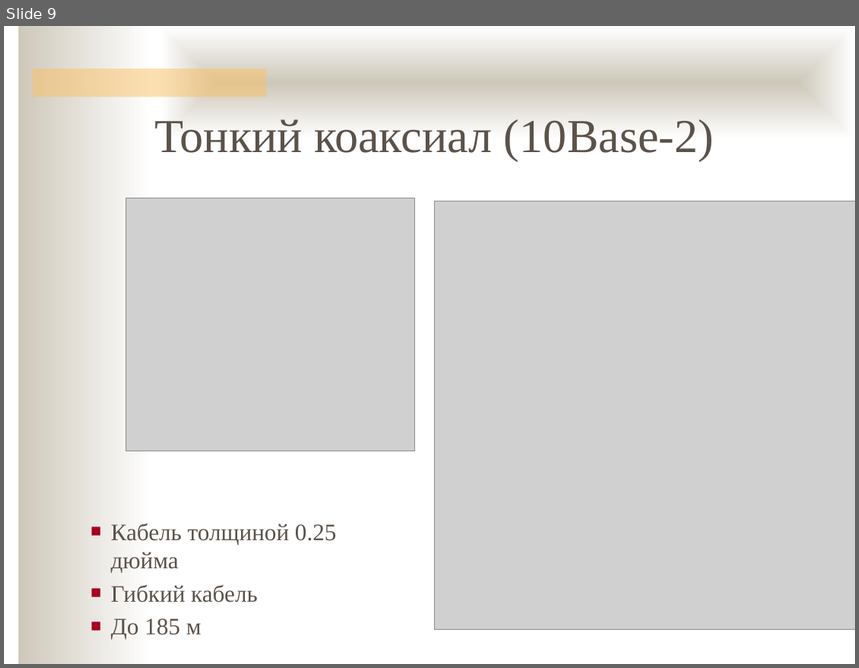
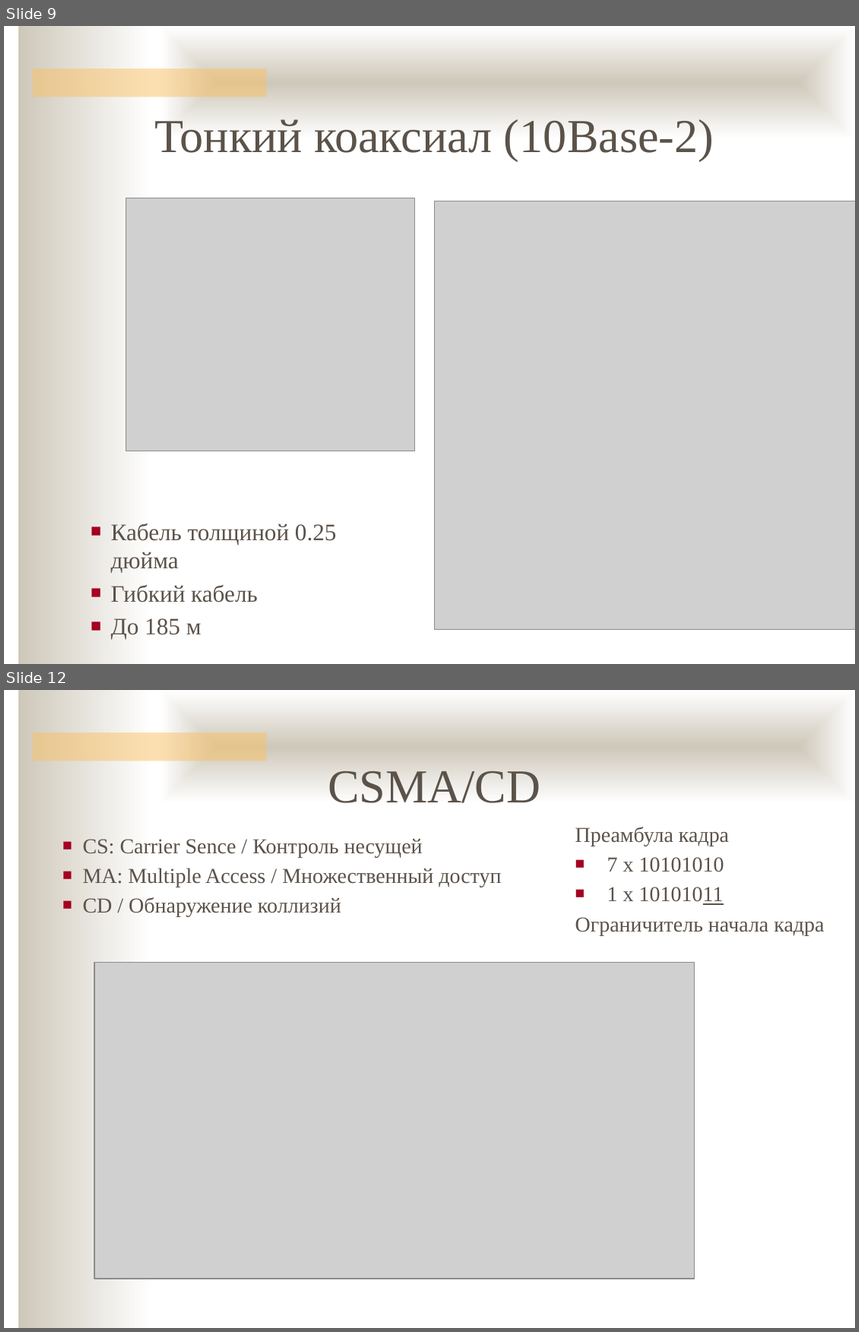
Before and after one commit to ukoloff/nets, a slide deck: 05.pptx. Shown one above the other, each under a label of ours: slide 9 before the commit, slides 9 and 12 after it; the slides between them are not shown. The pictures are 859x668 and 859x1332 pixels, drawn with LibreOffice and Linux fonts; fonts in the diff are those of the drawing; grey boxes stand for pictures; background and template pictures are left out. Boxes give left, top, right and bottom in pixels: in the first picture for what was removed or moved away, otherwise in the second. Text is boxed around its words. In the diff, an @@ line names an element or a change of style, - is before the commit and + after.

```diff
--- a/05.pptx
+++ b/05.pptx
@@ slide 12 added at <box>4,690,855,1328</box>, background #FFFFFF; not listed: 3 template elements that a slide beside it also shows @@
@@ text added at <box>328,771,541,803</box>, 40 pt, text #5B5249 @@
+CSMA/CD
@@ text added at <box>83,839,501,917</box>, 18 pt, text #5B5249 @@
+■ CS: Carrier Sence / Контроль несущей
+■ MA: Multiple Access / Множественный доступ
+■ CD / Обнаружение коллизий
@@ text added at <box>576,827,824,935</box>, 18 pt, text #5B5249 @@
+Преамбула кадра
+■ 7 x 10101010
+■ 1 x 10101011
+Ограничитель начала кадра
@@ picture added at <box>94,962,694,1279</box> @@
```
Also in this commit, not shown: 1 slide changed, 13 other slides added, 1 slide removed.
